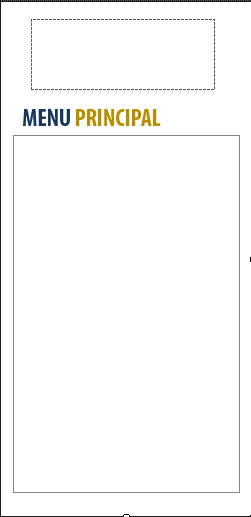
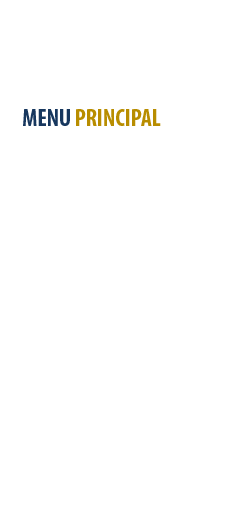
Layers edited between the first and the second 251x517 image:
hid "Capa 1" over [0, 0, 251, 517]
hid "Fondo" over [0, 0, 251, 517]
